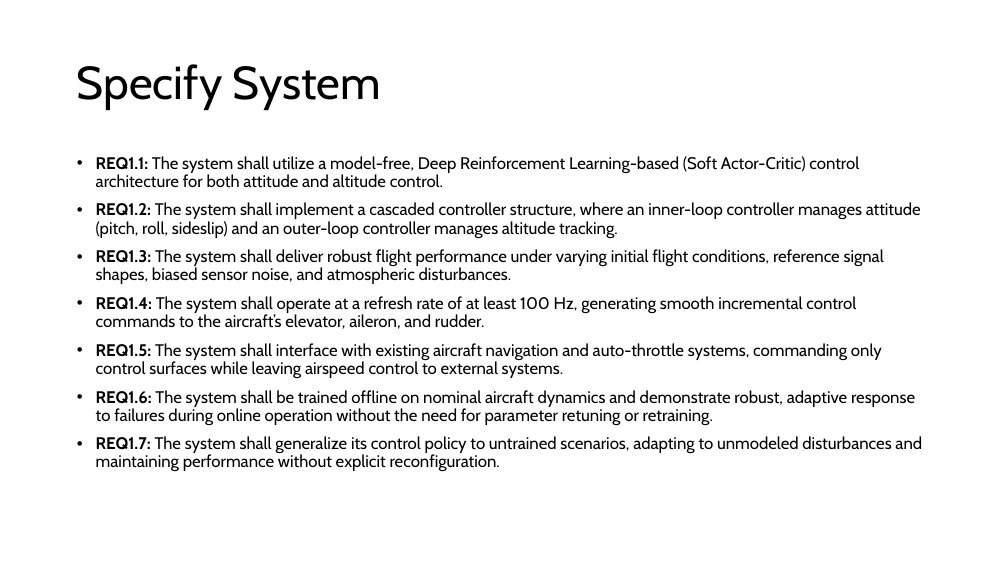
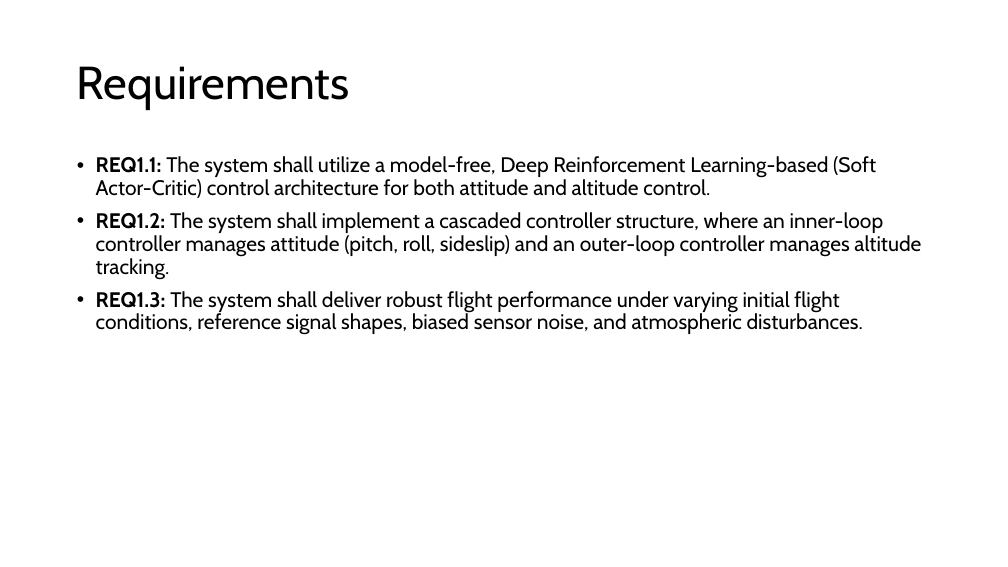
Before and after one commit to Niels149/AIASFault, a slide deck: slide 8 of AIASPres.pptx (slide 4 before the commit). Drawn at 1008x567 pixels with LibreOffice and Linux fonts; fonts in the diff are those of the drawing. Boxes give left, top, right and bottom in pixels: in the first picture for what was removed or moved away, otherwise in the second. Text is boxed around its words. In the diff, an @@ line names an element or a change of style, - is before the commit and + after.

```diff
--- a/AIASPres.pptx
+++ b/AIASPres.pptx
@@ title at bbox=[77, 66, 350, 110]: text changed @@
-Specify System
+Requirements
@@ text "REQ1.1: The system shall utilize ..." at bbox=[96, 156, 921, 335]: size 16 to 20 pt @@
@@ text at bbox=[96, 296, 922, 472]: paragraphs removed @@
-• REQ1.4: The system shall operate at a refresh rate of at least 100 Hz, generating smooth incremental control commands to the aircraft’s elevator, aileron, and rudder.
-• REQ1.5: The system shall interface with existing aircraft navigation and auto-throttle systems, commanding only control surfaces while leaving airspeed control to external systems.
-• REQ1.6: The system shall be trained offline on nominal aircraft dynamics and demonstrate robust, adaptive response to failures during online operation without the need for parameter retuning or retraining.
-• REQ1.7: The system shall generalize its control policy to untrained scenarios, adapting to unmodeled disturbances and maintaining performance without explicit reconfiguration.
```
Also in this commit, not shown: 8 other slides changed, 1 slide added.
